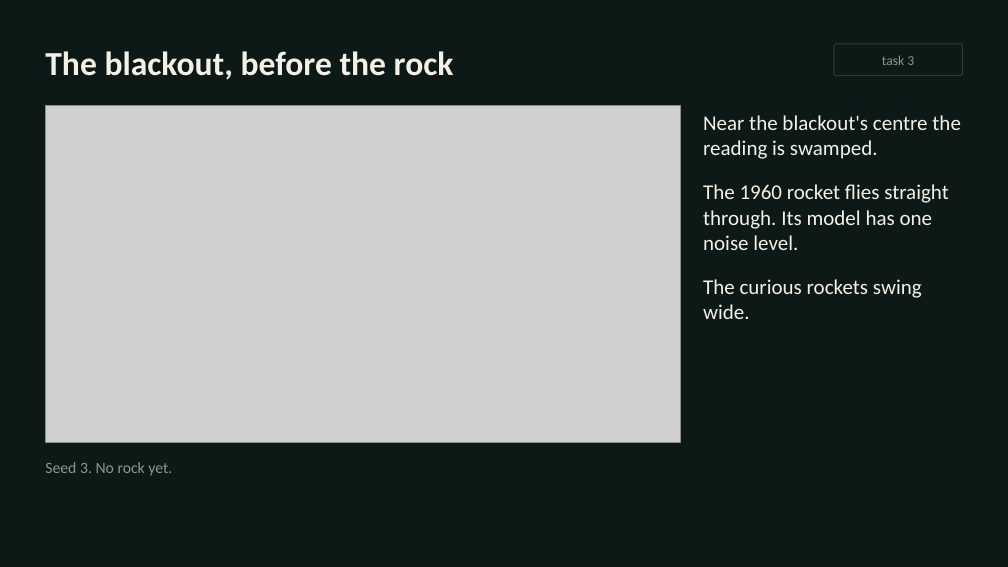
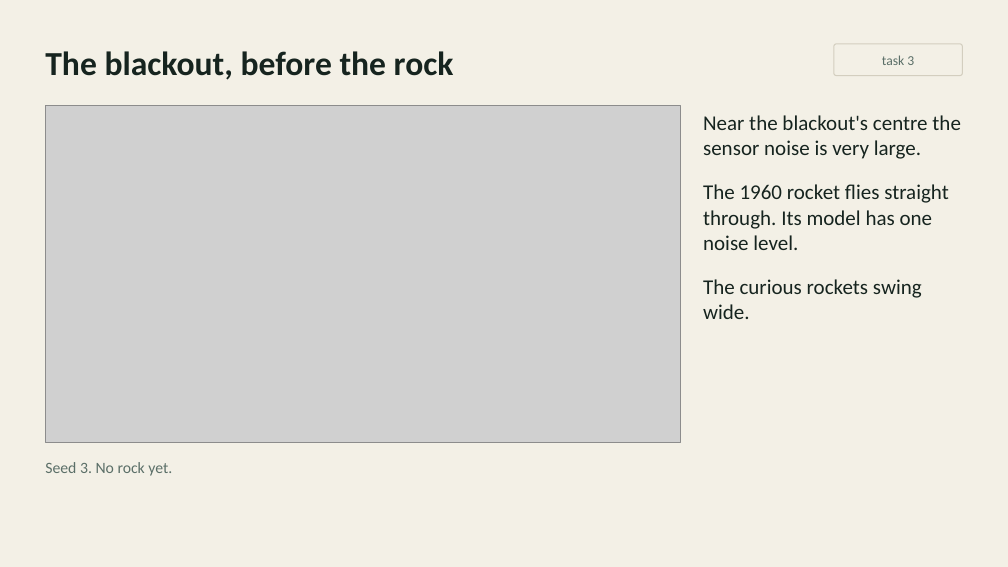
Before and after one commit to inferogenesis/cpomdp-workshop, a slide deck: slide 21 of deck/cpomdp_symposium_2026.pptx (slide 15 before the commit). Drawn at 1008x567 pixels with LibreOffice and Linux fonts; fonts in the diff are those of the drawing; grey boxes stand for pictures. Boxes give left, top, right and bottom in pixels: in the first picture for what was removed or moved away, otherwise in the second. Text is boxed around its words. In the diff, an @@ line names an element or a change of style, - is before the commit and + after.

Commit message:
feat: remake the deck in 31 slides on the light theme, with a timer for each task

```diff
--- a/deck/cpomdp_symposium_2026.pptx
+++ b/deck/cpomdp_symposium_2026.pptx
@@ background #0C1916 to #F3F0E6 @@
@@ text "The blackout, before the rock" at (45, 51, 454, 80): text colour #F3F0E6 to #16241F @@
@@ rounded rectangle "task 3" at (834, 44, 963, 76): text colour #8C968F to #5B6F68; outline #2A3D35 1 pt to #D3CEBF 1 pt @@
@@ text at (703, 115, 961, 159): text changed; text colour #F3F0E6 to #16241F @@
-Near the blackout's centre the reading is swamped.
+Near the blackout's centre the sensor noise is very large.
@@ text at (703, 184, 949, 319): text colour #F3F0E6 to #16241F in "The 1960 rocket flies straight through. Its ...", "The curious rockets swing wide." @@
@@ text "Seed 3. No rock yet." at (45, 462, 172, 476): text colour #8C968F to #5B6F68 @@
```
Also in this commit, not shown: 14 other slides changed, 16 slides added, 10 slides removed, 12 other files.
